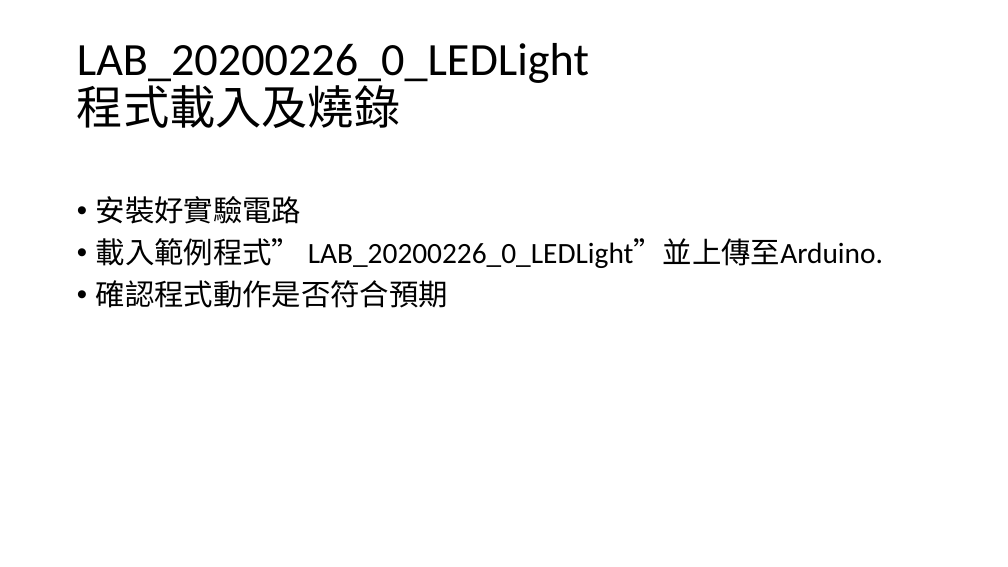
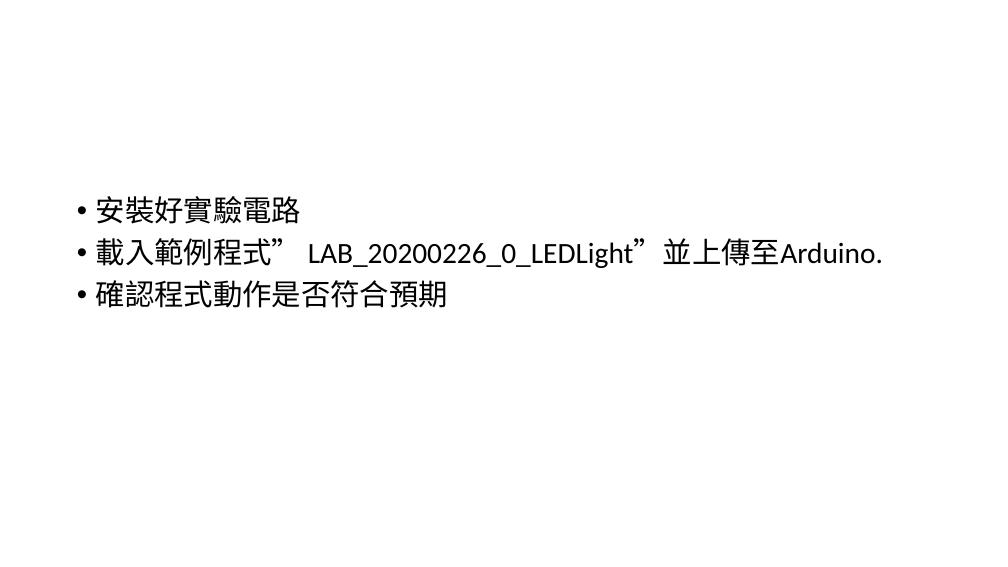
Before and after one commit to NAERSTEAM/EELAB, a slide deck: slide 5 of Lesson_20200701_0_ArduinoIDE101/Lesson_20200701_0_ArduinoIDE101.pptx (slide 4 before the commit). Drawn at 1008x567 pixels with LibreOffice and Linux fonts; fonts in the diff are those of the drawing. Boxes give left, top, right and bottom in pixels: in the first picture for what was removed or moved away, otherwise in the second. Text is boxed around its words. In the diff, an @@ line names an element or a change of style, - is before the commit and + after.

```diff
--- a/Lesson_20200701_0_ArduinoIDE101/Lesson_20200701_0_ArduinoIDE101.pptx
+++ b/Lesson_20200701_0_ArduinoIDE101/Lesson_20200701_0_ArduinoIDE101.pptx
@@ title removed at (77,43,589,128) @@
-LAB_20200226_0_LEDLight
-程式載入及燒錄
```
Also in this commit, not shown: 2 other slides changed, 2 other files.
